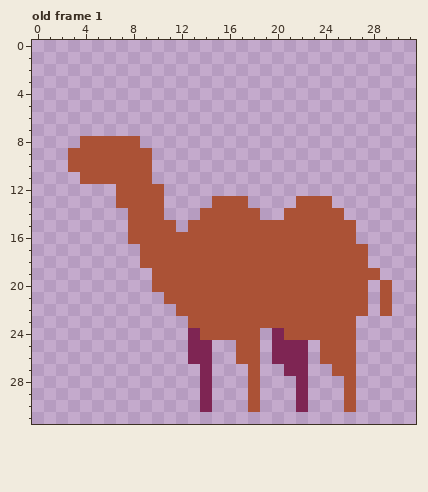
Two versions of one pixel-art file, LudumDare36/assets/camel.ase. The picture above is the old version.
32x32 pixels, 7 frames. Shown: old frame 1. The commit also changed other frames, which this record leaves out.
New version:
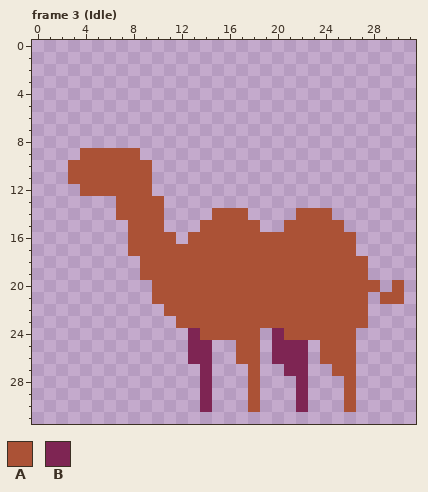
Palette (. is transparent): A #ab5236  B #7e2553
A new or re-ordered frame is compared with the old frame closest to it.
What changed:
frames 7 -> 9
Frame 3 (Idle) is new; against old frame 1:
y 8: x 4..8 AAAAA -> .....
y 9: x 3 A -> .; x 9 A -> .
y 11: x 3 . -> A
y 12: x 4..6 ... -> AAA; x 10 A -> .
y 13: x 15..17 AAA -> ...; x 22..24 AAA -> ...
y 14: x 7 . -> A; x 14 A -> .; x 18 A -> .; x 21 A -> .; x 25 A -> .
y 15: x 11 A -> .; x 13 A -> .; x 19..20 AA -> ..; x 26 A -> .
y 16: x 12 A -> .
y 17: x 8 . -> A; x 27 A -> .
y 19: x 9 . -> A; x 28 A -> .
y 20: x 28..30 .A. -> A.A
y 21: x 10 . -> A; x 30 . -> A
y 22: x 11 . -> A; x 29 A -> .
y 23: x 12 . -> A; x 27 . -> A
